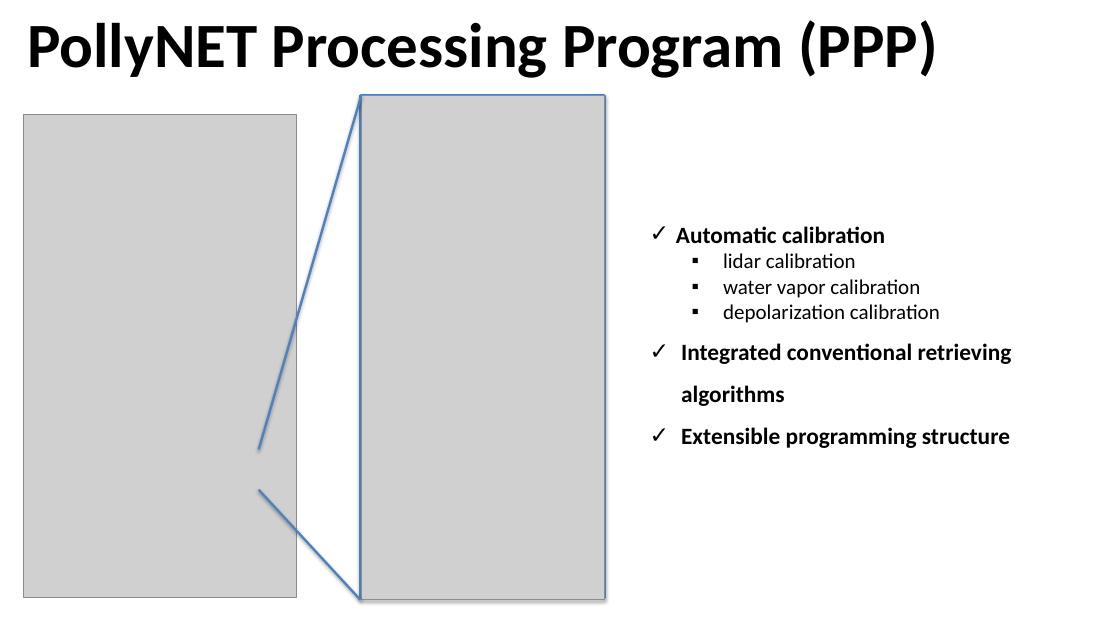
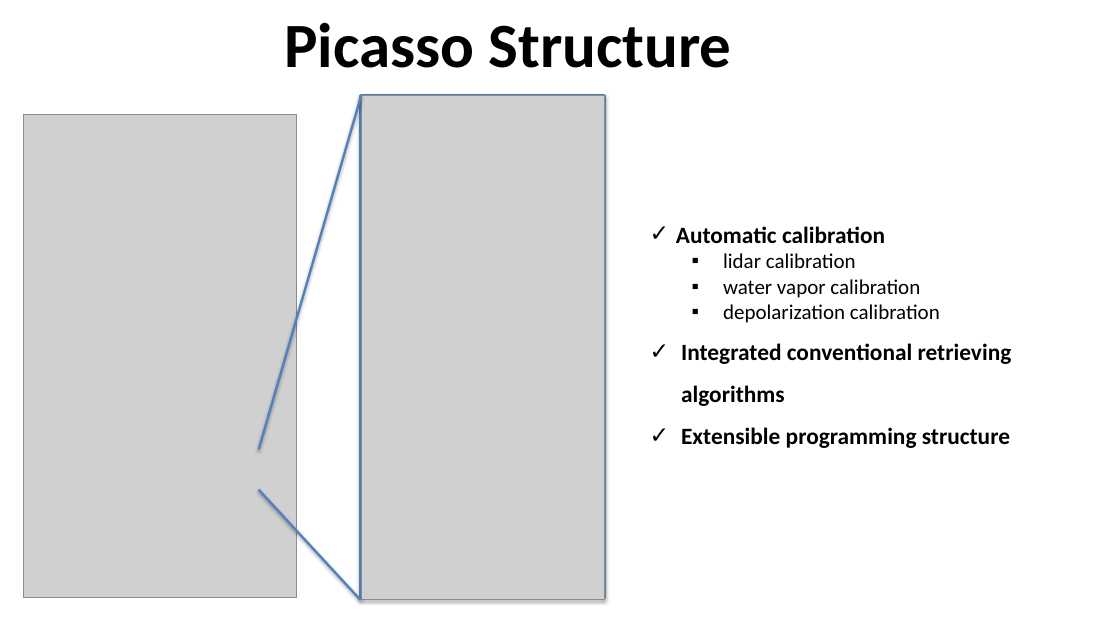
Before and after one commit to PollyNET/Pollynet_Processing_Chain, a slide deck: slide 12 of doc/Pollynet_Processing_Chain.pptx (slide 5 before the commit). Drawn at 1120x630 pixels with LibreOffice and Linux fonts; fonts in the diff are those of the drawing; grey boxes stand for pictures; background and template pictures are left out. Boxes give left, top, right and bottom in pixels: in the first picture for what was removed or moved away, otherwise in the second. Text is boxed around its words. In the diff, an @@ line names an element or a change of style, - is before the commit and + after.

```diff
--- a/doc/Pollynet_Processing_Chain.pptx
+++ b/doc/Pollynet_Processing_Chain.pptx
@@ title at (x1=284, y1=22, x2=732, y2=68): text changed @@
-PollyNET Processing Program (PPP)
+Picasso Structure
```
Also in this commit, not shown: 7 other slides changed, 4 slides added, 3 slides removed, 13 other files.
